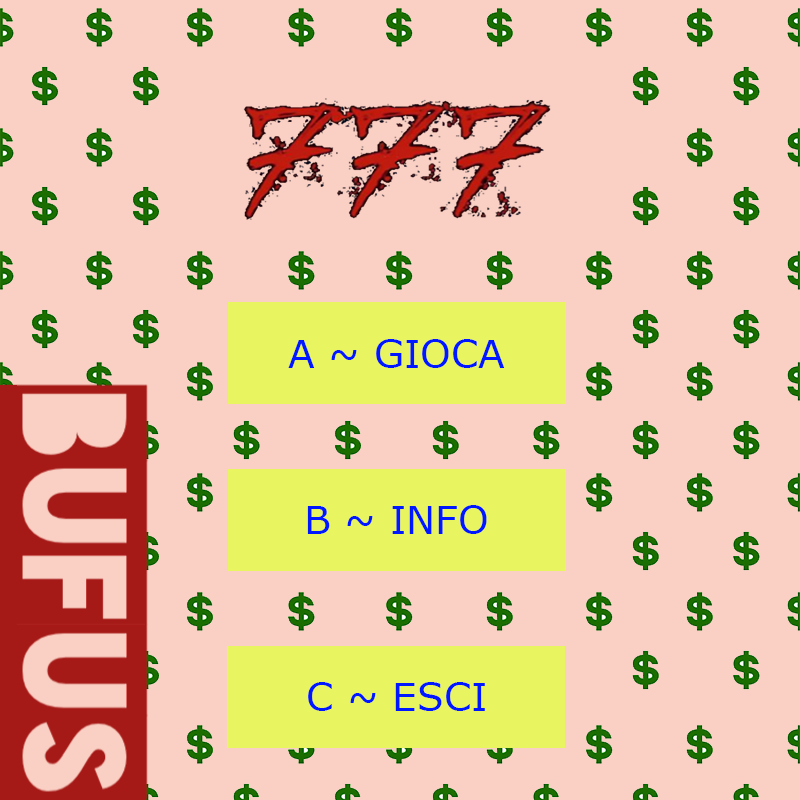
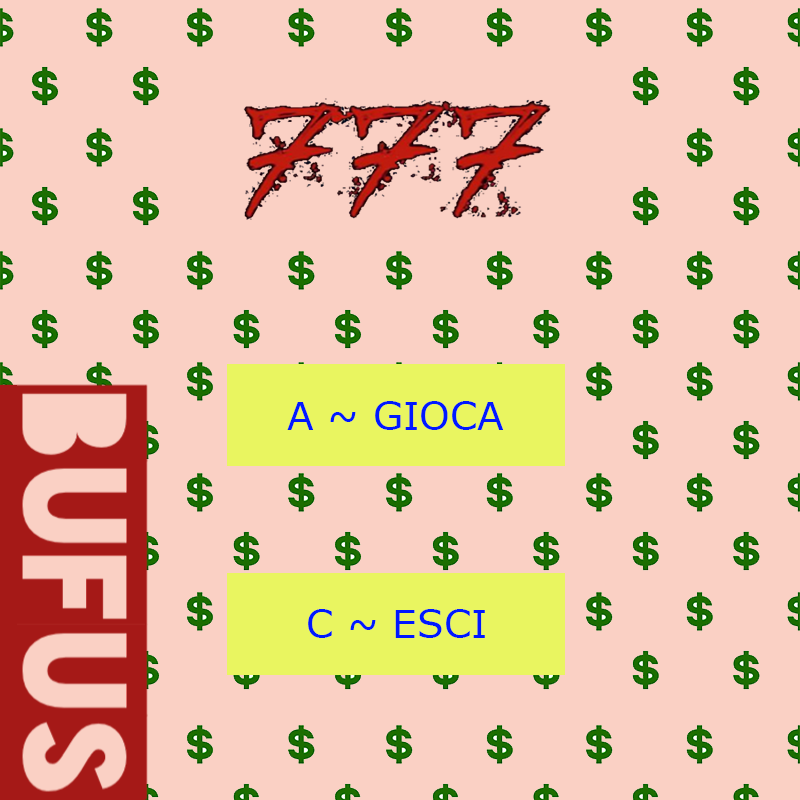
Layer changes from the first 800x800 image to the second:
painted on "C ~ ESCI" over (227, 573, 565, 711)
hid "B ~ INFO", painted on it over (228, 469, 566, 571)
painted on "A ~ GIOCA" over (227, 339, 565, 466)
removed layer "Rettangolo 2 copia 2" over (228, 469, 566, 571)
removed layer "Rettangolo 2 copia" over (227, 675, 565, 748)
removed layer "Rettangolo 2" over (228, 302, 566, 404)
